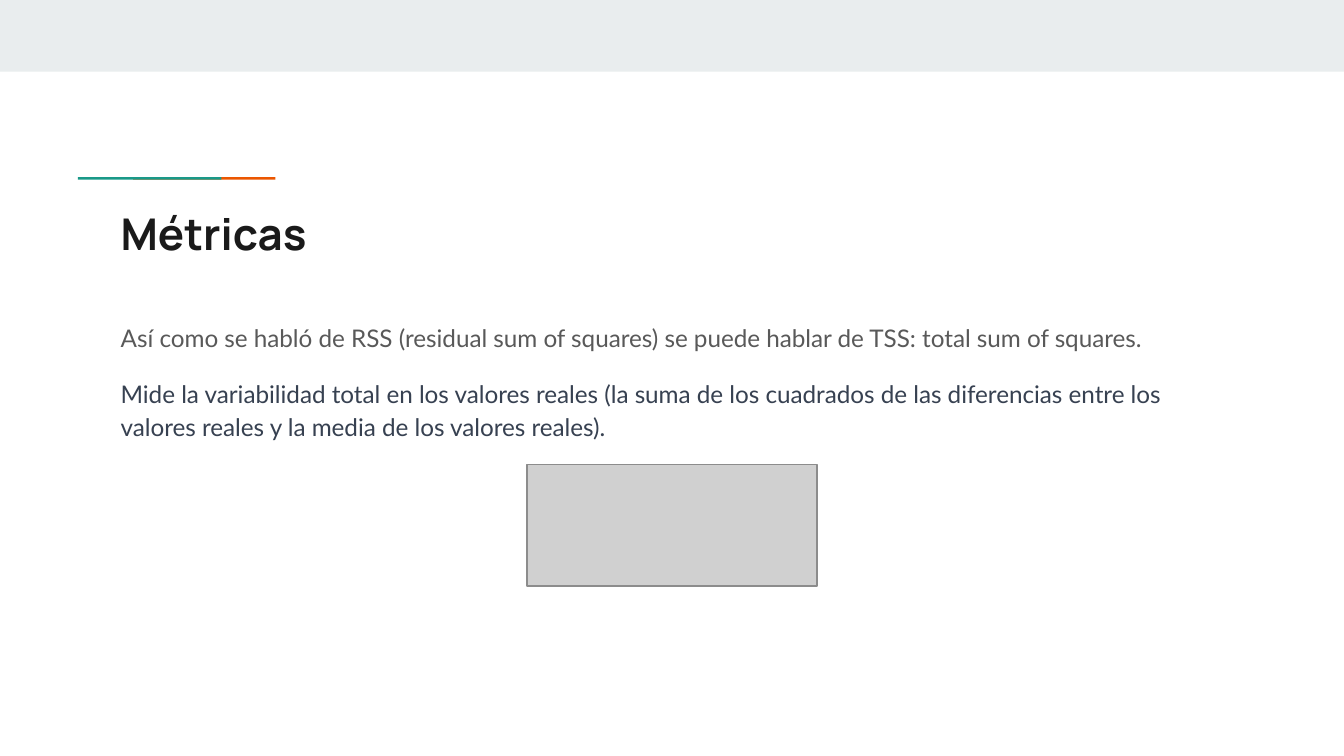
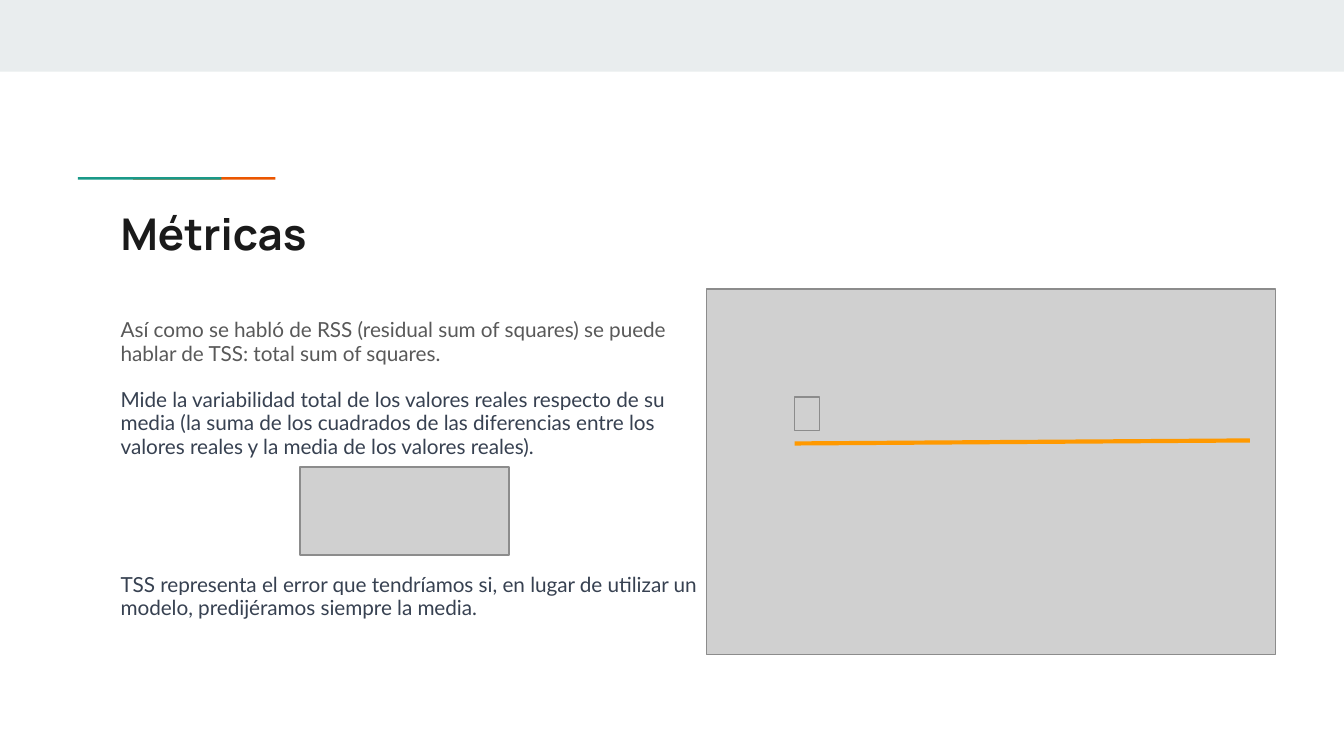
Before and after one commit to MaxiFrank7/Facultad, a slide deck: slide 13 of TUIA_Segundo/2Cuatrimestre/4C_MachineLearning/Unidad 2_ Regresión Lineal/Clase 3 - Regresión Lineal.pptx (slide 15 before the commit). Drawn at 1344x756 pixels with LibreOffice and Linux fonts; fonts in the diff are those of the drawing; grey boxes stand for pictures. Boxes give left, top, right and bottom in pixels: in the first picture for what was removed or moved away, otherwise in the second. Text is boxed around its words. In the diff, an @@ line names an element or a change of style, - is before the commit and + after.

```diff
--- a/TUIA_Segundo/2Cuatrimestre/4C_MachineLearning/Unidad 2_ Regresión Lineal/Clase 3 - Regresión Lineal.pptx
+++ b/TUIA_Segundo/2Cuatrimestre/4C_MachineLearning/Unidad 2_ Regresión Lineal/Clase 3 - Regresión Lineal.pptx
@@ picture added at [707, 289, 1275, 655] @@
@@ text at [121, 321, 665, 365]: size 13 to 11.1 pt in "Así como se habló de RSS (residual ..."; line spacing 1.15 to 0.95 @@
@@ text at [121, 391, 697, 619]: text changed; size 13 to 11.1 pt @@
-Mide la variabilidad total en los valores reales (la suma de los cuadrados de las diferencias entre los valores reales y la media de los valores reales).
+Mide la variabilidad total de los valores reales respecto de su media (la suma de los cuadrados de las diferencias entre los valores reales y la media de los valores reales).
+TSS representa el error que tendríamos si, en lugar de utilizar un modelo, predijéramos siempre la media.
@@ picture added at [794, 396, 820, 430] @@
@@ line added from (794, 444) to (1250, 441), #FF9900 2.25 pt @@
@@ picture: place and size @@
-picture at [527, 465, 817, 587]
+picture at [300, 468, 508, 555]
```
Also in this commit, not shown: 3 other slides changed, 2 slides added, 3 slides removed, 53 other files.
